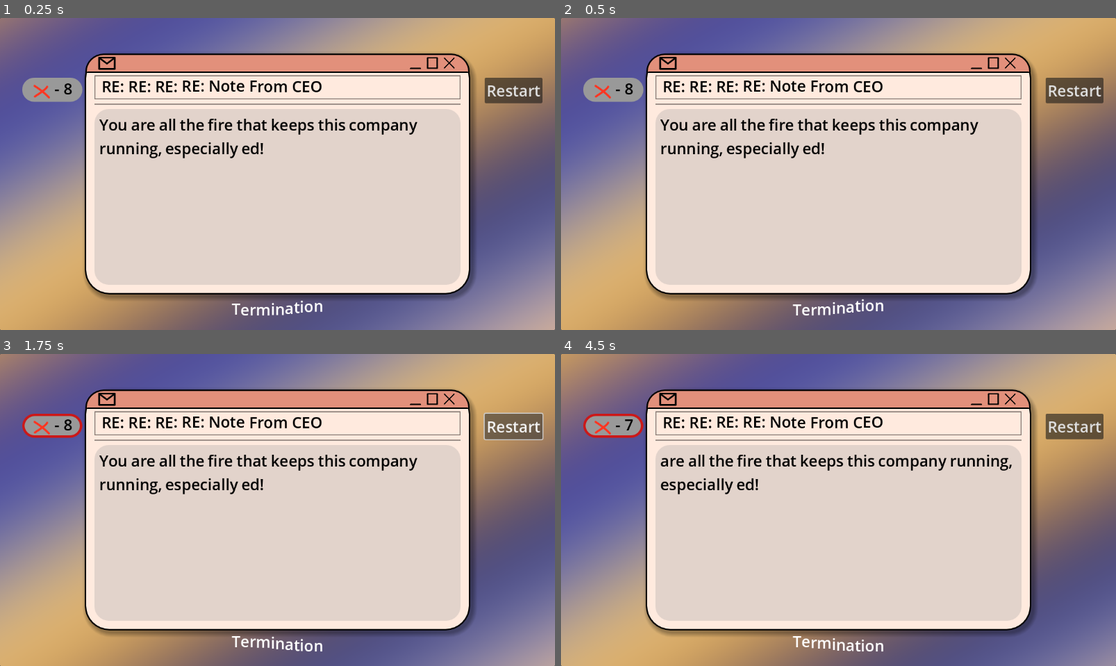
Above: before the commit, frames 1-4 (two rows, left to right).
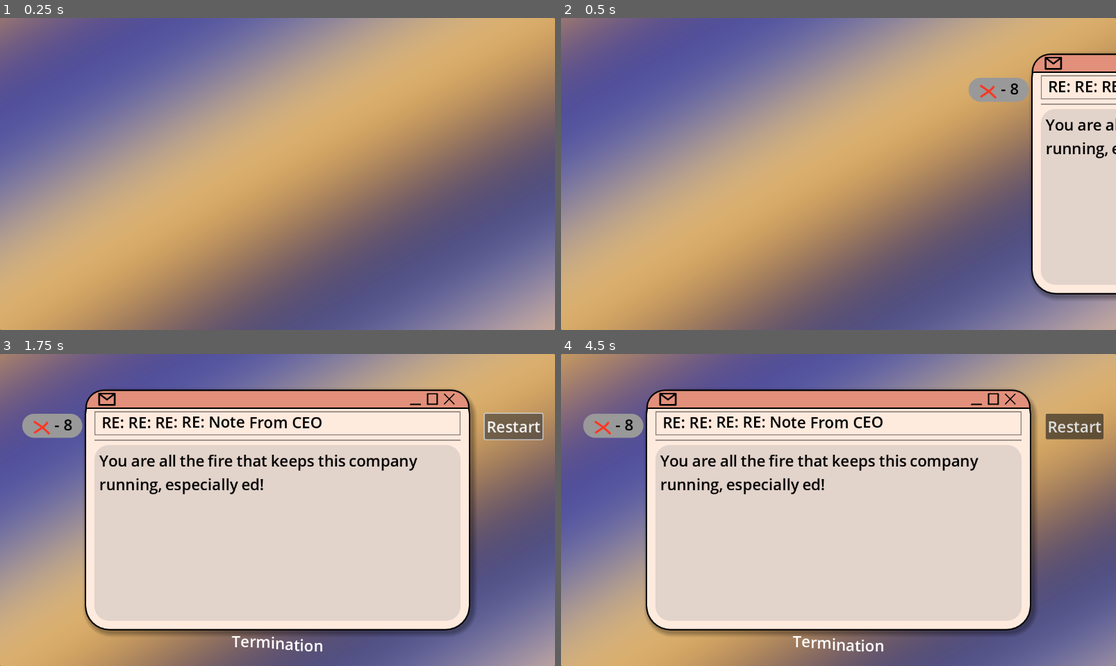
Above: after the commit, the same moments.

Repository: ikearatvibes/chill25_game
Game: Godot game, scene res://Scenes/game.tscn
Two runs of this game, one before a commit and one after it. Both use one fixed random seed, a clock stepped at 60 frames per second and the inputs below.
Inputs (mouse positions are in pixels of both pictures, inside the frame that each line leads up to; where the layout moved, square brackets give the same spot in the first picture):
- Up to frame 1 (0.25 s): no input
- Up to frame 2 (0.5 s): no input
- Up to frame 3 (1.75 s): click (438, 425) [49, 425] at 0.5 s; click "Restart" at 1.25 s
- Up to frame 4 (4.5 s): click "Restart" at 2 s; click "Restart" at 2.75 s; click "RE: RE: RE: RE: Note From CEO" at 3.5 s; click "You" at 4.25 s

The runs differ from the first frame. In frame 1, 57% of the frame differs, in the area x 4-98%, y 11-96%; in frame 2, 67%, in the area x 4-100%, y 11-96%; in frame 3, 0.2%; in frame 4, 2.2%.

Commit message:
nice animations

Diff:
--- a/Scenes/Windows/window.gd
+++ b/Scenes/Windows/window.gd
@@ -14,6 +14,7 @@
 
 @onready var title_text: UsableRichText = $Background/Email/HeaderLine/TitleText
 @onready var prompt: UsableRichText = $Background/Prompt
+@onready var background: Panel = $Background
 
 #removal
 var currently_selected_removal : RemovalUI = null
@@ -24,8 +25,8 @@
 var removing_words = false
 var moving_words = false
 
-@onready var word_removal: RemovalUI = $RemovalUIContainer/WordRemoval
-@onready var word_moving: RemovalUI = $RemovalUIContainer/WordMoving
+@onready var word_removal: RemovalUI = $Background/RemovalUIContainer/WordRemoval
+@onready var word_moving: RemovalUI = $Background/RemovalUIContainer/WordMoving
 
 
 signal solved #calls when solved
@@ -106,6 +107,26 @@
 	ui.visible = true
 	ui.amount = amount
 
+#~~~~~Animations~~~~~
+func exit_anim():
+	var tween = create_tween().set_trans(Tween.TRANS_SPRING).set_ease(Tween.EASE_IN_OUT)
+	var animation_time = .75
+
+	tween.tween_property(background, "position", Vector2(-size.x * 4, 0), animation_time)
+
+	await tween.finished
+	tween.kill()
+
+func enter_anim():
+	background.position = Vector2(size.x * 2, 0)
+	var animation_time = 1
+	var tween = create_tween().set_trans(Tween.TRANS_ELASTIC).set_ease(Tween.EASE_IN_OUT)
+
+	tween.tween_property(background, "position", Vector2(0, 0), animation_time)
+
+	await tween.finished
+	tween.kill()
+
 #~~~~~Puzzle Checking~~~~~
 
 func words_updated():
--- a/Scenes/Windows/window.tscn
+++ b/Scenes/Windows/window.tscn
@@ -236,26 +236,26 @@
 default_text_bbcode = "[wave amp=50.0 freq=2.5 connected=1]%s[/wave]"
 color = Color(1, 1, 1, 1)
 
-[node name="RemovalUIContainer" type="VBoxContainer" parent="."]
+[node name="RemovalUIContainer" type="VBoxContainer" parent="Background"]
 layout_mode = 1
 anchors_preset = -1
 anchor_bottom = 0.2
 offset_left = -130.0
 offset_top = 50.0
-offset_right = -50.0
-offset_bottom = 40.0
+offset_right = -5.0
+offset_bottom = 65.0
 theme_override_constants/separation = 15
 
-[node name="WordRemoval" parent="RemovalUIContainer" instance=ExtResource("5_1vcwc")]
+[node name="WordRemoval" parent="Background/RemovalUIContainer" instance=ExtResource("5_1vcwc")]
 layout_mode = 2
 amount = 1
 texture = ExtResource("5_bjh7j")
 
-[node name="WordMoving" parent="RemovalUIContainer" instance=ExtResource("5_1vcwc")]
+[node name="WordMoving" parent="Background/RemovalUIContainer" instance=ExtResource("5_1vcwc")]
 layout_mode = 2
 amount = 1
 texture = ExtResource("6_sie1r")
 
 [connection signal="pressed" from="Background/RestartButton" to="." method="_on_restart_button_pressed"]
-[connection signal="toggled" from="RemovalUIContainer/WordRemoval" to="." method="_on_word_removal_toggled"]
-[connection signal="toggled" from="RemovalUIContainer/WordMoving" to="." method="_on_word_move_toggled"]
+[connection signal="toggled" from="Background/RemovalUIContainer/WordRemoval" to="." method="_on_word_removal_toggled"]
+[connection signal="toggled" from="Background/RemovalUIContainer/WordMoving" to="." method="_on_word_move_toggled"]
--- a/Scenes/Windows/window_manager.gd
+++ b/Scenes/Windows/window_manager.gd
@@ -8,13 +8,14 @@
 
 @onready var next_button: Button = $NextButton
 
-
 func _ready() -> void:
 	load_next_puzzle()
 
 
 func load_next_puzzle():
 	window.load_puzzle(puzzle_progression[current_puzzle_index])
+
+	await window.enter_anim()
 
 func puzzle_solved():
 	#put small animation here
@@ -32,4 +33,6 @@
 		print("Game Won!")
 		return
 
+	await window.exit_anim()
+
 	load_next_puzzle()
--- a/Scenes/game.tscn
+++ b/Scenes/game.tscn
@@ -54,15 +54,6 @@
 
 [node name="Window" parent="WindowManager" instance=ExtResource("1_cmsv7")]
 layout_mode = 1
-anchors_preset = -1
-anchor_left = 0.2
-anchor_top = 0.2
-anchor_right = 0.8
-anchor_bottom = 0.8
-offset_left = 0.0
-offset_top = 0.0
-offset_right = 0.0
-offset_bottom = 0.0
 
 [node name="ParticlePlacer" type="Control" parent="WindowManager"]
 layout_mode = 1
